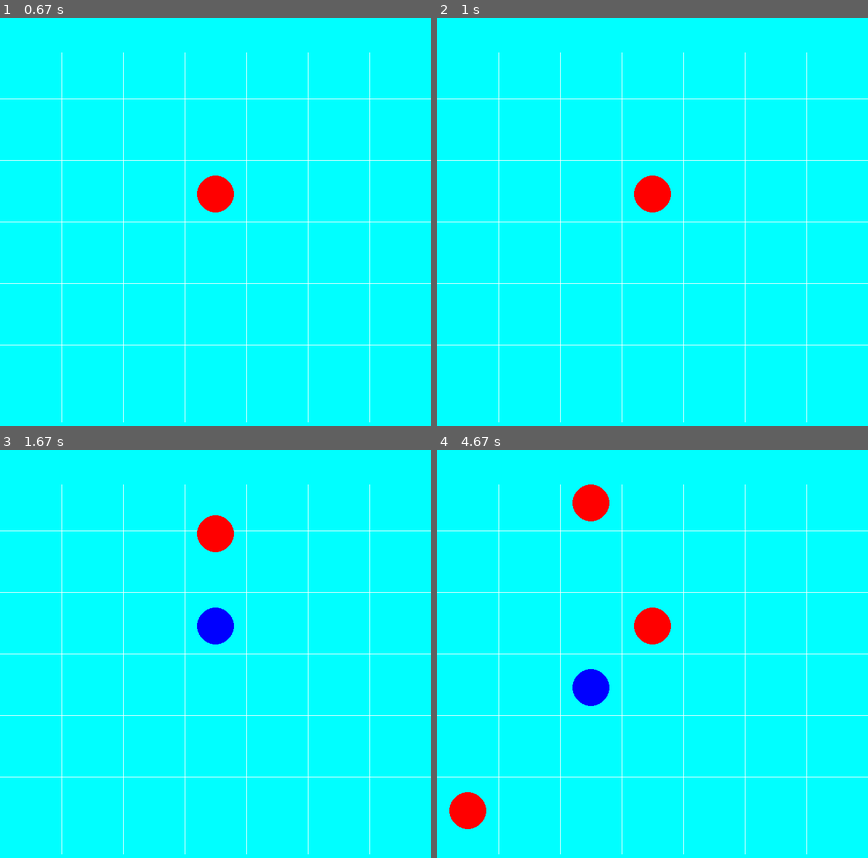
Above: before the commit, frames 1-4 (two rows, left to right).
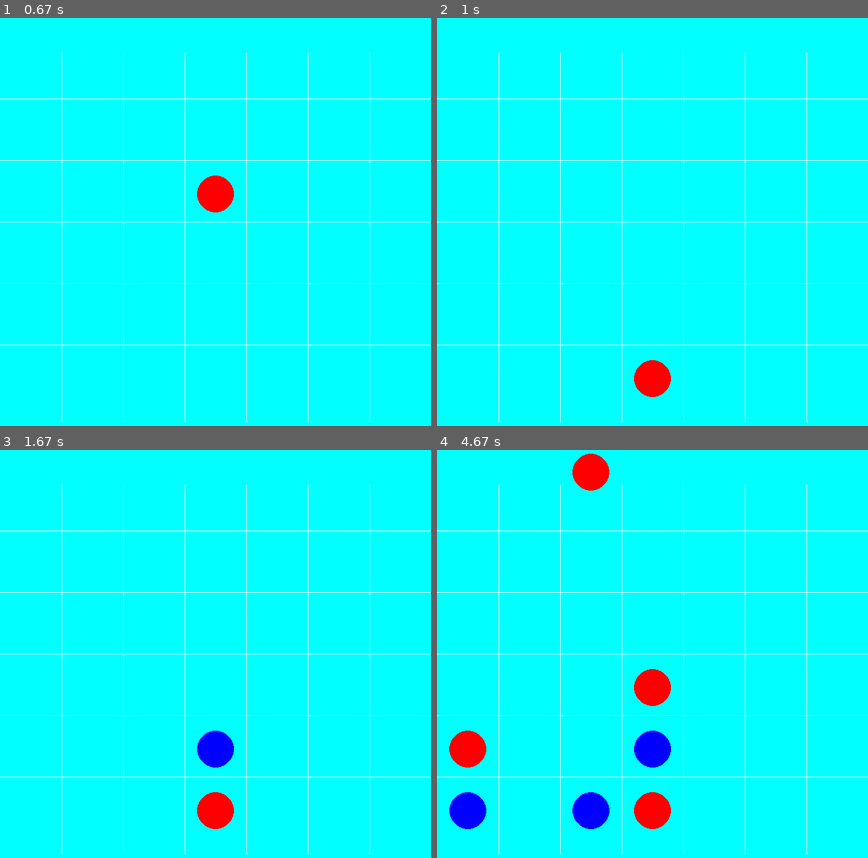
Above: after the commit, the same moments.

Repository: daniil-oliynyk/CSC290-Project
Game: pygame game, started from Disk.py
The game is run twice, just before and just after one commit, with the same random seed, the same clock (stepped at 60 frames per second) and the same inputs.
Inputs (mouse positions are in pixels of both pictures, inside the frame that each line leads up to):
- Up to frame 1 (0.67 s): press the mouse at (219, 270) at 0.37 s; move the mouse to (163, 254) at 0.47 s; release the mouse at (112, 242) at 0.6 s
- Up to frame 2 (1 s): no input
- Up to frame 3 (1.67 s): press the mouse at (219, 702) at 1.2 s; move the mouse to (163, 637) at 1.3 s; release the mouse at (112, 572) at 1.43 s; press the mouse at (219, 702) at 1.53 s; move the mouse to (211, 645) at 1.63 s
- Up to frame 4 (4.67 s): release the mouse at (639, 584) at 1.77 s; click (488, 560) at 2.23 s; press the mouse at (488, 560) at 3.03 s; move the mouse to (579, 605) at 3.13 s; release the mouse at (669, 649) at 3.27 s; click (587, 813) at 3.97 s; press the mouse at (587, 813) at 4.6 s

Frame 1 is identical in both runs. In frame 2, 1.2% of the frame differs, in the area x 45-55%, y 38-93%; in frame 3, 2.4%; in frame 4, 5.9%, in the area x 2-55%, y 0-93%.

Commit message:
Update Disk.py

Diff:
--- a/Disk.py
+++ b/Disk.py
@@ -16,7 +16,6 @@
         self.colour = colour
 
         #disk pointers
-        self.top = None #probably don't need this
         self.bottom = None
         self.left = None
         self.right = None
@@ -25,43 +24,120 @@
         self.bottomleft = None
         self.bottomright = None
 
+
+    def check_bottom(self) -> int:
+        if self.bottom == None or self.compare_colour(self.bottom):
+            return 1
+        return 1 + self.bottom.check_bottom()
+
+    def check_left(self) -> int:
+        if self.left == None or self.compare_colour(self.left):
+            return 1
+        return 1 + self.left.check_left()
+
+    def check_right(self) -> int:
+        if self.right == None or self.compare_colour(self.right):
+            return 1
+        return 1 + self.right.check_right()
+
+    def check_topleft(self) -> int:
+        if self.topleft == None or self.compare_colour(self.topleft):
+            return 1
+        return 1 + self.topleft.check_topleft()
+
+    def check_topright(self) -> int:
+        if self.topright == None or self.compare_colour(self.topright):
+            return 1
+        return 1 + self.topright.check_topright()
+
+    def check_bottomleft(self) -> int:
+        if self.bottomleft == None or self.compare_colour(self.bottomleft):
+            return 1
+        return 1 + self.bottomleft.check_bottomleft()
+
+    def check_bottomright(self) -> int:
+        if self.bottomright == None or self.compare_colour(self.bottomright):
+            return 1
+        return 1 + self.bottomright.check_bottomright()
+
+
+    def check_win(self) -> bool:
+        print("vertical amt: " + str(self.check_bottom()))
+        print("horizontal amt :" + str(self.check_left() + self.check_right() - 1))
+        print("upper diagonal amt :" + str(self.check_topright() + self.check_bottomleft() - 1))
+        print("lower diagonal amt :" + str(self.check_topleft() + self.check_bottomright() - 1))
+        if self.check_bottom() >= 4:
+            return True
+        if (self.check_left() + self.check_right() - 1) >= 4:
+            return True
+        if (self.check_topright() + self.check_bottomleft() - 1) >= 4:
+            return True
+        if (self.check_topleft() + self.check_bottomright() - 1) >= 4:
+            return True
+        return False
+
     def get_set(self):
         return self.set
 
     def draw(self):
         #checks to see if the disk has fallen into its place
-        if(self.y < (700 - (self.col + 1)*100)):
+        if(self.y < (700 - (self.row + 1)*100)):
             self.y += 50 #moves disk down a little for the animation
         else:
             self.set = True
         pygame.draw.circle(self.win, self.colour, (self.x,self.y), 30)
 
     def compare_colour(self, other) -> bool:
-        """
-        """
-        return self.colour == other.colour
+        #returns true if they are not the same colour
+        return self.colour != other.colour
 
     def get_colour(self):
         return self.colour
 
     def setup(self, board: list) -> None:
-        if self.row != 0:
-            self.bottom = board[self.col][self.row - 1]
-            if self.col != 0:
-                self.bottomleft = board[self.col - 1][self.row - 1]
-            if self.col != 6:
-                self.bottomright = board[self.col + 1][self.row - 1]
-
-        if self.col != 0:
-            self.left = board[self.col - 1][self.row]
-            if self.row != 5:
-                self.topleft = board[self.col - 1][self.row + 1]
-
-        if self.col != 6:
-            self.right = board[self.col + 1][self.row]
-            if self.row != 5:
-                self.topright = board[self.col + 1][self.row + 1]
-
+        if (self.row == 0 and self.col == 0):
+            self.right = board[self.col + 1][self.row]
+            self.topright = board[self.col + 1][self.row + 1]
+        elif (self.row == 0 and self.col == 6):
+            self.left = board[self.col - 1][self.row]
+            self.topleft = board[self.col - 1][self.row + 1]
+        elif (self.row == 5 and self.col == 0):
+            self.bottom = board[self.col][self.row - 1]
+            self.bottomright = board[self.col + 1][self.row - 1]
+            self.right = board[self.col + 1][self.row]
+        elif (self.row == 5 and self.col == 6):
+            self.bottom = board[self.col][self.row - 1]
+            self.bottomleft = board[self.col - 1][self.row - 1]
+            self.left = board[self.col - 1][self.row]
+        elif (self.row == 0):
+            self.left = board[self.col - 1][self.row]
+            self.right = board[self.col + 1][self.row]
+            self.topleft = board[self.col - 1][self.row + 1]
+            self.topright = board[self.col + 1][self.row + 1]
+        elif (self.row == 5):
+            self.bottom = board[self.col][self.row - 1]
+            self.left = board[self.col - 1][self.row]
+            self.right = board[self.col + 1][self.row]
+            self.bottomleft = board[self.col - 1][self.row - 1]
+            self.bottomright = board[self.col + 1][self.row - 1]
+        elif (self.col == 0):
+            self.bottom = board[self.col][self.row - 1]
+            self.bottomright = board[self.col + 1][self.row - 1]
+            self.right = board[self.col + 1][self.row]
+            self.topright = board[self.col + 1][self.row + 1]
+        elif (self.col == 6):
+            self.bottom = board[self.col][self.row - 1]
+            self.bottomleft = board[self.col - 1][self.row - 1]
+            self.left = board[self.col - 1][self.row]
+            self.topleft = board[self.col - 1][self.row + 1]
+        else:
+            self.bottom = board[self.col][self.row - 1]
+            self.left = board[self.col - 1][self.row]
+            self.right = board[self.col + 1][self.row]
+            self.bottomleft = board[self.col - 1][self.row - 1]
+            self.bottomright = board[self.col + 1][self.row - 1]
+            self.topleft = board[self.col - 1][self.row + 1]
+            self.topright = board[self.col + 1][self.row + 1]
 
 
 def find_row(column: list) -> int:
@@ -103,7 +179,10 @@
                 if row < 6:
                     curr_disk = Disk(win, disk_pos_x, row, col, colour)
                     board[col][row] = curr_disk
-                    print(board)
+                    curr_disk.setup(board)
+                    if (curr_disk.check_win()):
+                        print("Win!!!")
+                        break
 
         #background is a light blue
         win.fill((0,255,255))
@@ -125,6 +204,8 @@
             for disk in col:
                 if disk != None:
                     disk.draw()
+
+
         if(curr_disk != None and curr_disk.get_set()):
             if(colour == red):
                 colour = blue
@@ -132,4 +213,4 @@
                 colour = red
             curr_disk = None
         pygame.display.update()
-    pygame.quit()
+pygame.quit()
